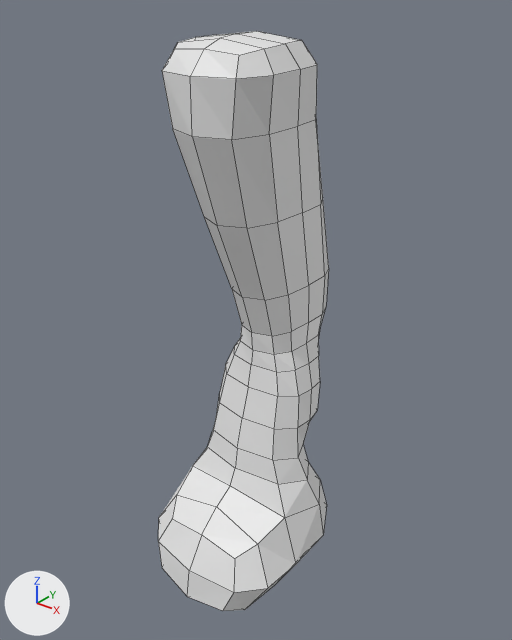
Before and after pictures for a commit that changed the Blender file blender/parts_leg_d5_house2.blend.
Rendered twice from a camera (50 mm lens) standing at (24.2, -30.6, 20.6) and looking at (-0.4, 0.2, 1.5). The lights are fixed; the arrows at lower left show +X, +Y and +Z. Mesh edges are drawn as thin lines.

In view in the first picture: '立方体.011'.
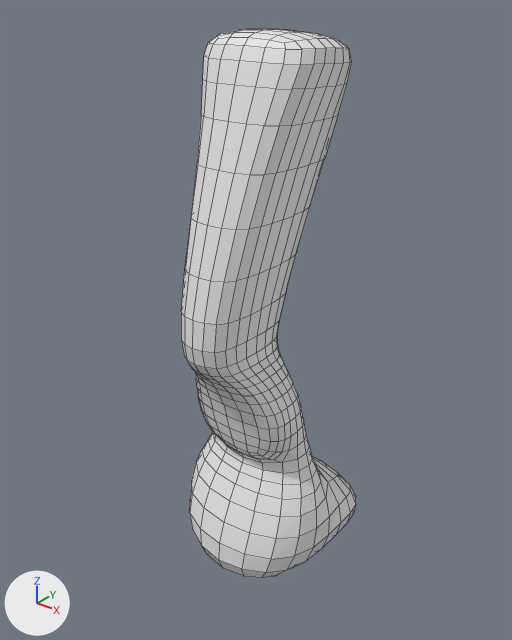
Pixel boxes [x1, y1, x2, y2] of what changed, in the pictures (512 x 640 px):
'立方体.011', turned, modifiers changed
    before: [158, 31, 329, 611]
    after: [181, 29, 356, 578]

Patch to the scene script:
```diff
--- a/blender/parts_leg_d5_house2.blend.py
+++ b/blender/parts_leg_d5_house2.blend.py
@@ ob_立方体_011 @@
 ob_立方体_011.location = (0.0, 0.0, 0.0)
-ob_立方体_011.rotation_euler = (0.0, 0.0, -4.741)  # degrees (0, 0, -272)
+ob_立方体_011.rotation_euler = (0.0, 0.0, -7.845)  # degrees (0, 0, 271)
 ob_立方体_011.scale = (1.4, 2.08, 6.91)
 _m = ob_立方体_011.modifiers.new('細分化', 'SUBSURF')
-_m.render_levels = 1
+_m.levels = 3
+_m.render_levels = 3
```
